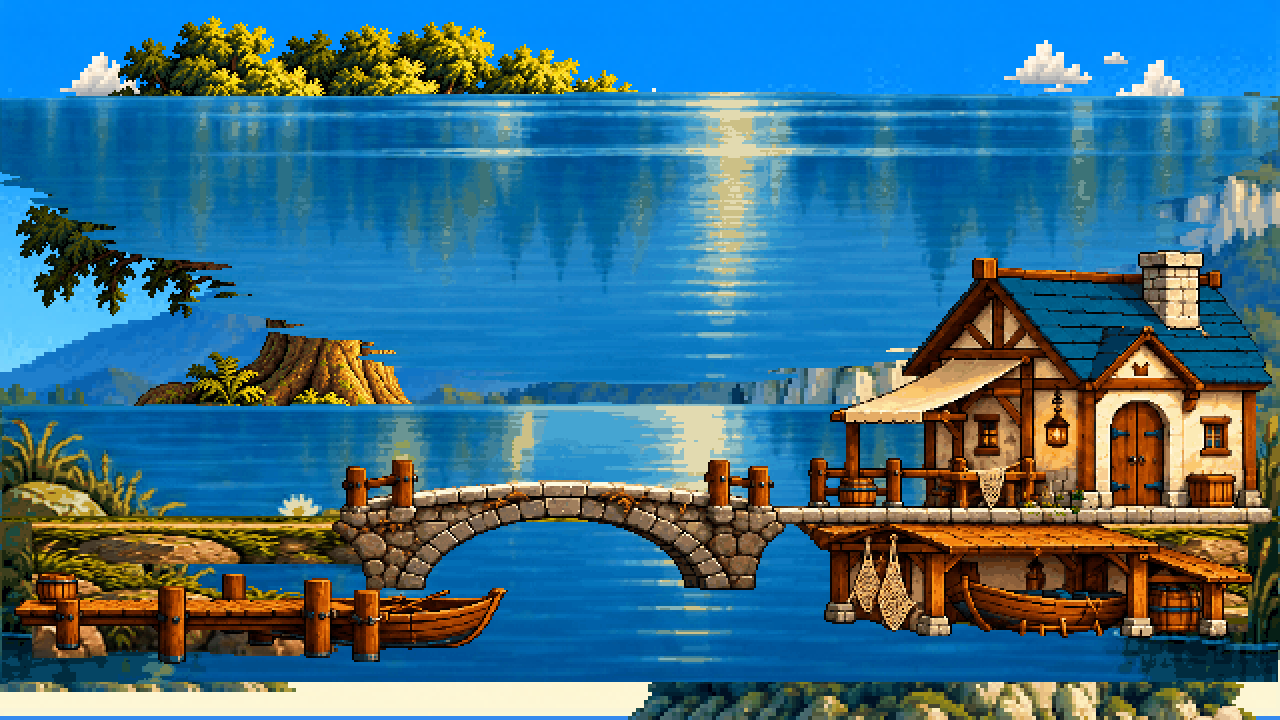
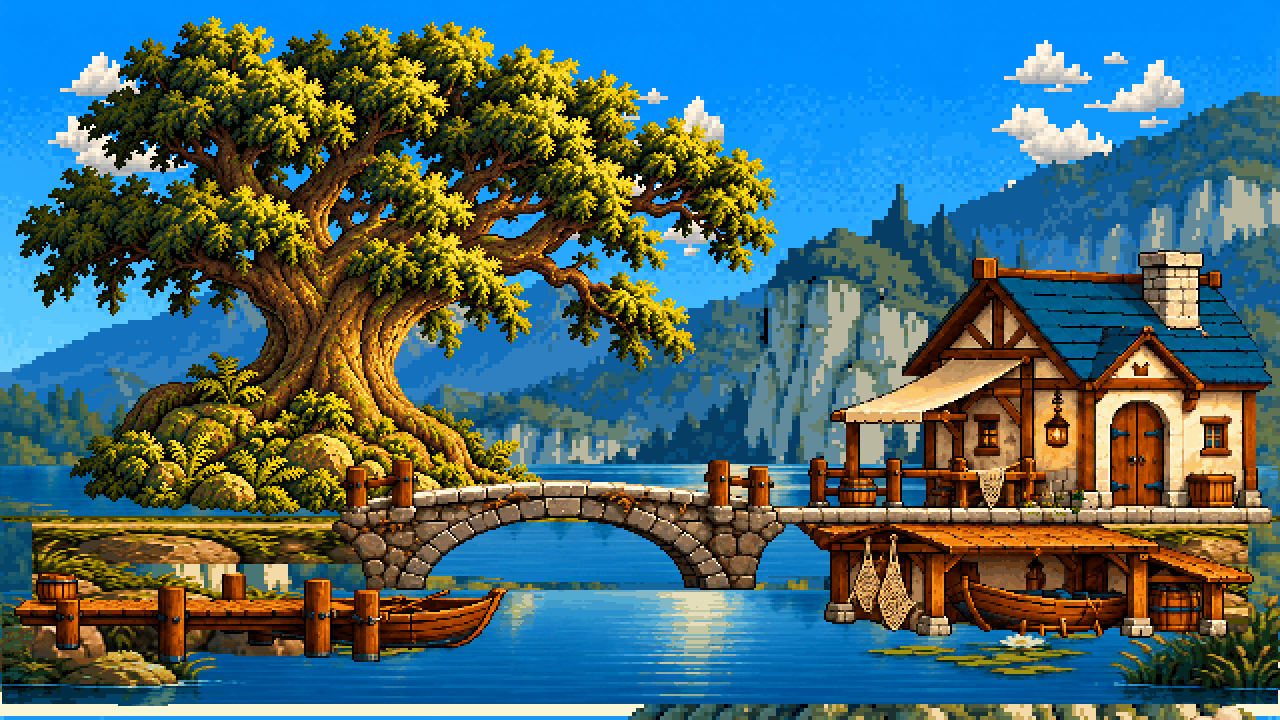
Layers edited between the first and the second 1280 x 720 image:
painted on "terrain" over [32, 624, 1248, 720]
painted on "under" over [32, 522, 1248, 620]
painted on "water" over [0, 92, 1280, 706]
added layer "water_back" above "mid" over [0, 464, 1278, 516]
painted on "mid" over [0, 384, 1280, 720]
painted on "far" over [0, 92, 1280, 600]
painted on "clouds" over [48, 52, 1184, 256]
painted on "sky" over [0, 12, 1280, 720]
